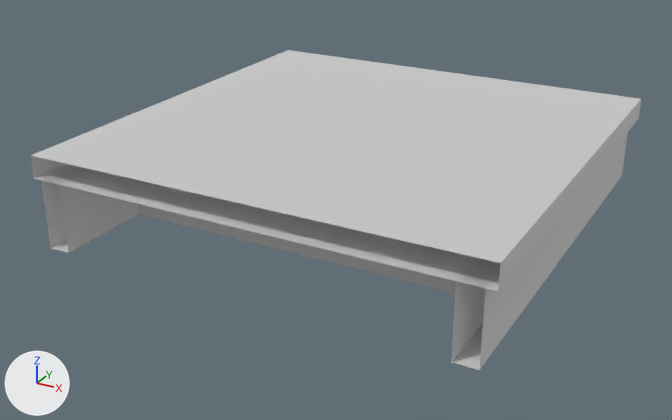
Two versions of the glTF model assets/models/maps/docks/Dock_Floor_Dock_Half.gltf, one commit apart.
The view is the same before and after, from a 50 mm lens placed at (1.8, -3.52, 1.44), pointed at (-0.07, -0.12, -0.26). Arrows for +X, +Y and +Z are at lower left; the lights stay in place. The first picture is the older version.

Objects in the first picture: 'Dock_Floor_Dock_Half'.
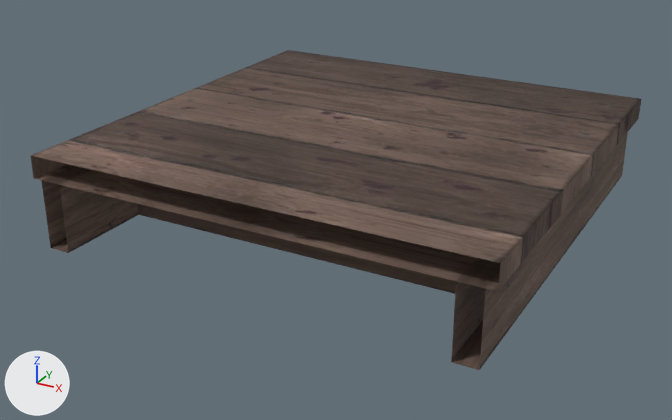
What differs and where, as boxes (x1, y1, x2, y2) in the pictures (672 x 420 px):
'Dock_Floor_Dock_Half', surface changed (white to brown): (31, 50, 641, 370) in both

Patch to the scene script:
```diff
--- a/assets/models/maps/docks/Dock_Floor_Dock_Half.gltf.py
+++ b/assets/models/maps/docks/Dock_Floor_Dock_Half.gltf.py
@@ img_docktrim_diffuse @@
+img_docktrim_diffuse = load_image('DockTrim_Diffuse', 'DockTrim_Diffuse.jpg', 1024, 1024, 'sRGB')
@@ img_docktrim_normal @@
+img_docktrim_normal = load_image('DockTrim_Normal', 'DockTrim_Normal.jpg', 1024, 1024, 'Non-Color')
@@ mat_docktrim_mat @@
 n0 = _N.new('ShaderNodeBsdfPrincipled'); n0.name = 'Principled BSDF'
-n0.inputs[1].default_value = 1.0  # 'Metallic'
-n0.inputs[2].default_value = 1.0  # 'Roughness'
+n0.inputs[2].default_value = 0.85  # 'Roughness'
 n1 = _N.new('ShaderNodeOutputMaterial'); n1.name = 'Material Output'
+n2 = _N.new('ShaderNodeTexImage'); n2.name = 'Image Texture'
+n2.image = img_docktrim_diffuse
+n3 = _N.new('ShaderNodeNormalMap'); n3.name = 'Normal Map'
+n3.uv_map = 'UVMap'
+n4 = _N.new('ShaderNodeTexImage'); n4.name = 'Image Texture.001'
+n4.image = img_docktrim_normal
 _L.new(n0.outputs[0], n1.inputs[0])  # 'BSDF' to 'Surface'
+_L.new(n2.outputs[0], n0.inputs[0])  # 'Color' to 'Base Color'
+_L.new(n3.outputs[0], n0.inputs[5])  # 'Normal' to 'Normal'
+_L.new(n4.outputs[0], n3.inputs[1])  # 'Color' to 'Color'
```
